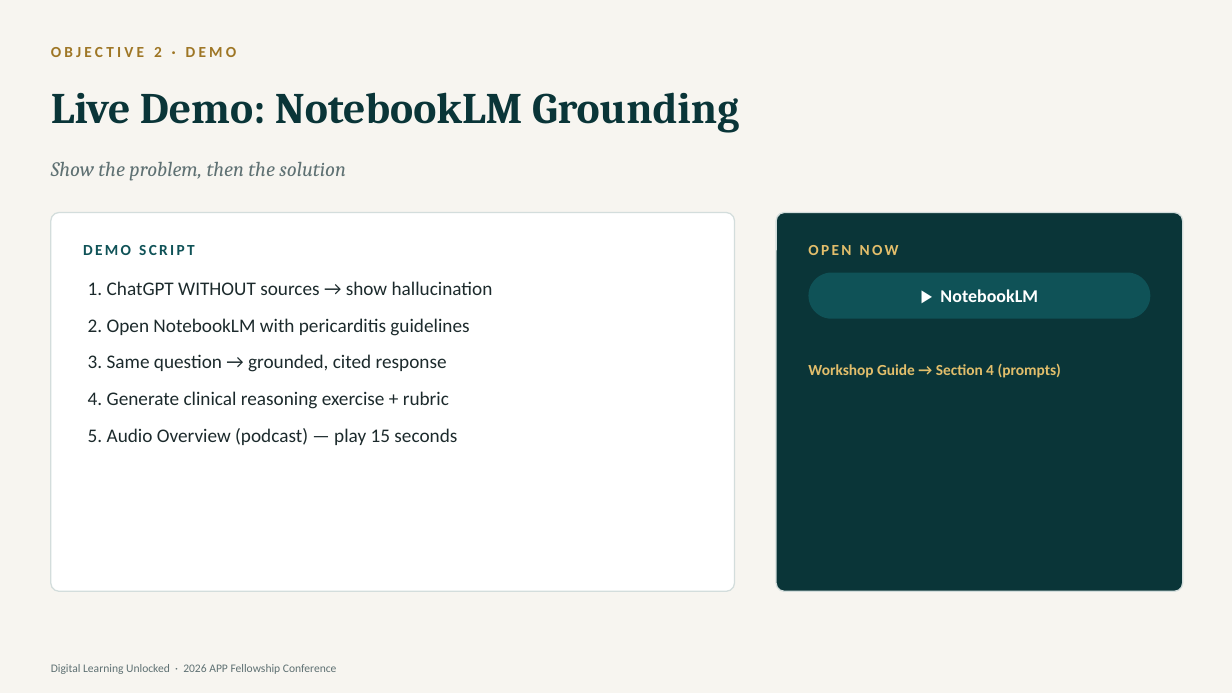
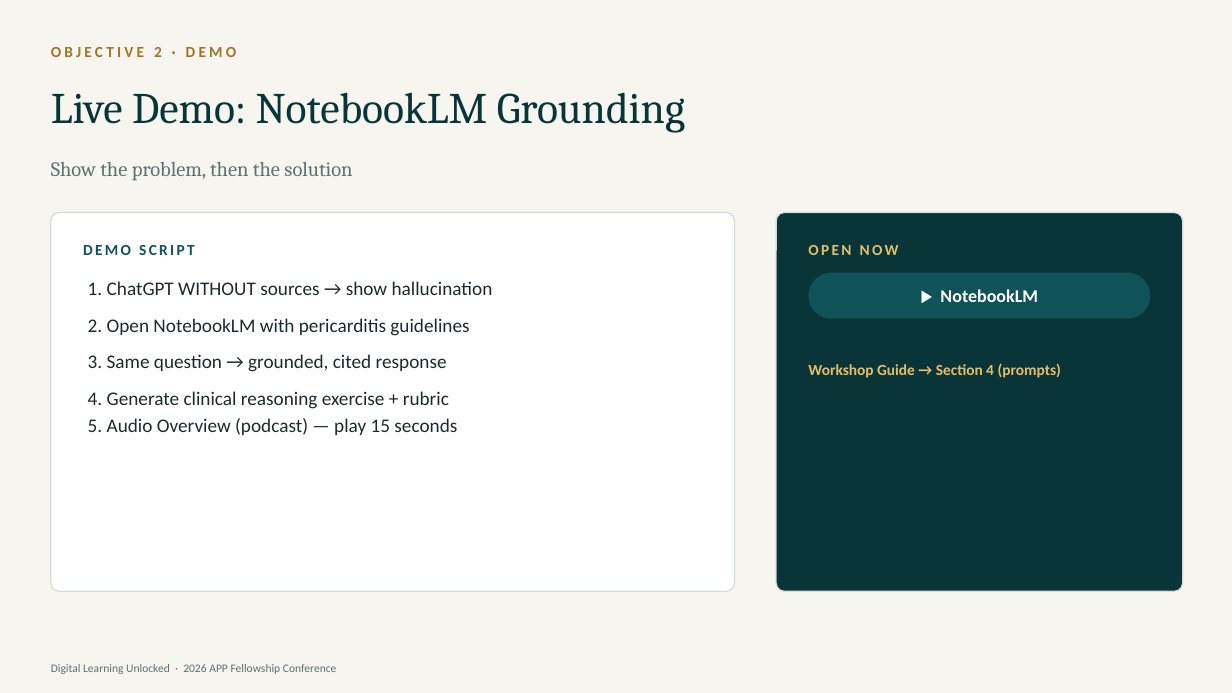
Before and after one commit to diana-brewer/digital-learning-unlocked, a slide deck: slide 14 of Digital Learning Unlocked - Slide Deck.pptx. Drawn at 1232x693 pixels with LibreOffice and Linux fonts; fonts in the diff are those of the drawing. Boxes give left, top, right and bottom in pixels: in the first picture for what was removed or moved away, otherwise in the second. Text is boxed around its words. In the diff, an @@ line names an element or a change of style, - is before the commit and + after.

```diff
--- a/Digital Learning Unlocked - Slide Deck.pptx
+++ b/Digital Learning Unlocked - Slide Deck.pptx
@@ text "Live Demo: NotebookLM Grounding" at (51,92,685,133): bold off @@
@@ text "Show the problem, then the ..." at (51,162,352,181): italic off @@
@@ text "1. ChatGPT WITHOUT sources → ..." rewrapped from (88,281,493,445) to (88,281,493,435) @@
```
Also in this commit, not shown: 28 other slides changed, 2 other files.
